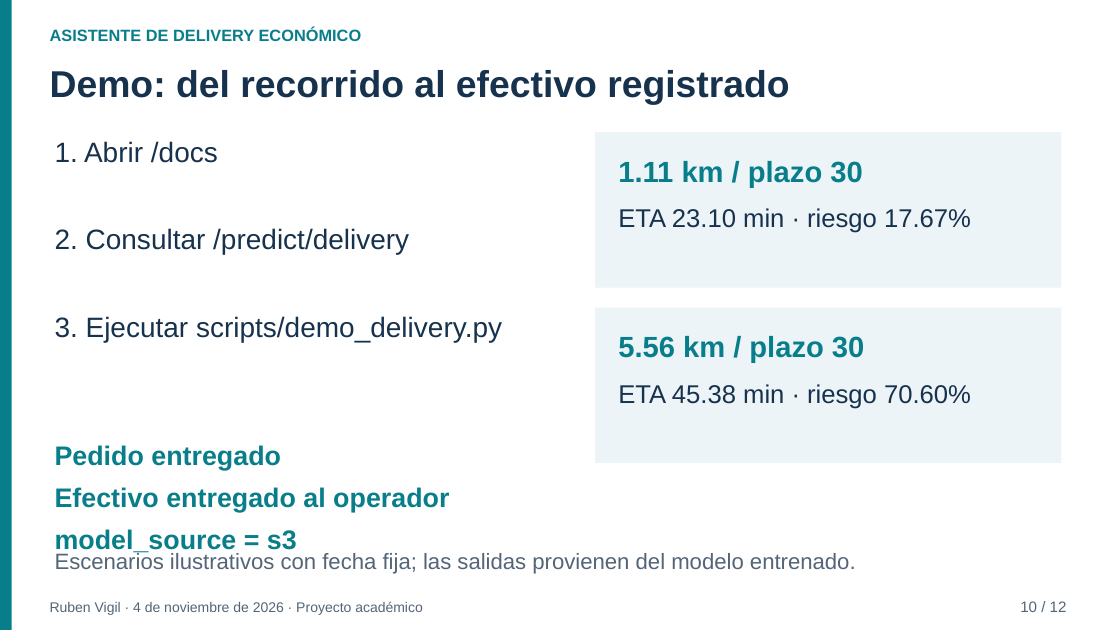
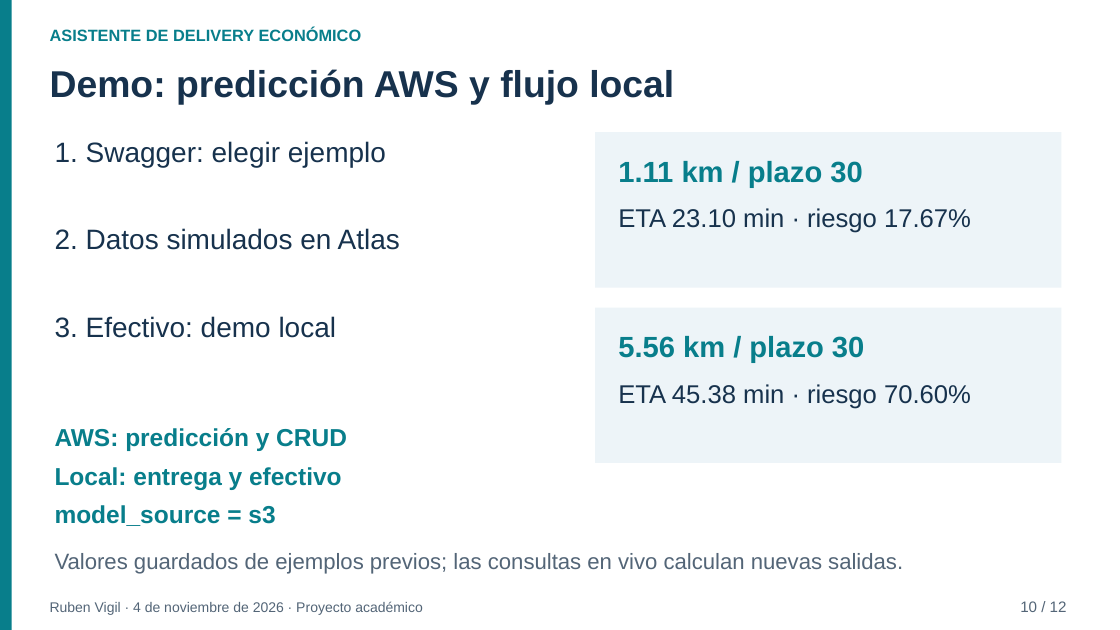
Before and after one commit to rvigil24/ml-delivery-app, a slide deck: slide 10 of reports/Presentacion_Defensa.pptx. Drawn at 1120x630 pixels with LibreOffice and Linux fonts; fonts in the diff are those of the drawing. Boxes give left, top, right and bottom in pixels: in the first picture for what was removed or moved away, otherwise in the second. Text is boxed around its words. In the diff, an @@ line names an element or a change of style, - is before the commit and + after.

Commit message:
docs: actualizar reportes y defensa con AWS y ejemplos verificados

```diff
--- a/reports/Presentacion_Defensa.pptx
+++ b/reports/Presentacion_Defensa.pptx
@@ text at (50,69,674,105): text changed @@
-Demo: del recorrido al efectivo registrado
+Demo: predicción AWS y flujo local
@@ text at (55,141,400,338): text changed @@
-1. Abrir /docs
-2. Consultar /predict/delivery
-3. Ejecutar scripts/demo_delivery.py
+1. Swagger: elegir ejemplo
+2. Datos simulados en Atlas
+3. Efectivo: demo local
@@ text "AWS: predicción y CRUD": place and size @@
-text "AWS: predicción y CRUD" at (55,445,449,554)
+text "AWS: predicción y CRUD" at (55,428,347,526)
@@ text at (55,428,347,490): text changed; size 23 to 21 pt @@
-Pedido entregado
-Efectivo entregado al operador
+AWS: predicción y CRUD
+Local: entrega y efectivo
@@ text at (55,505,275,526): size 23 to 21 pt in "model_source = s3" @@
@@ text at (55,553,903,574): text changed @@
-Escenarios ilustrativos con fecha fija; las salidas provienen del modelo entrenado.
+Valores guardados de ejemplos previos; las consultas en vivo calculan nuevas salidas.
```
Also in this commit, not shown: 2 other slides changed, 9 other files.
